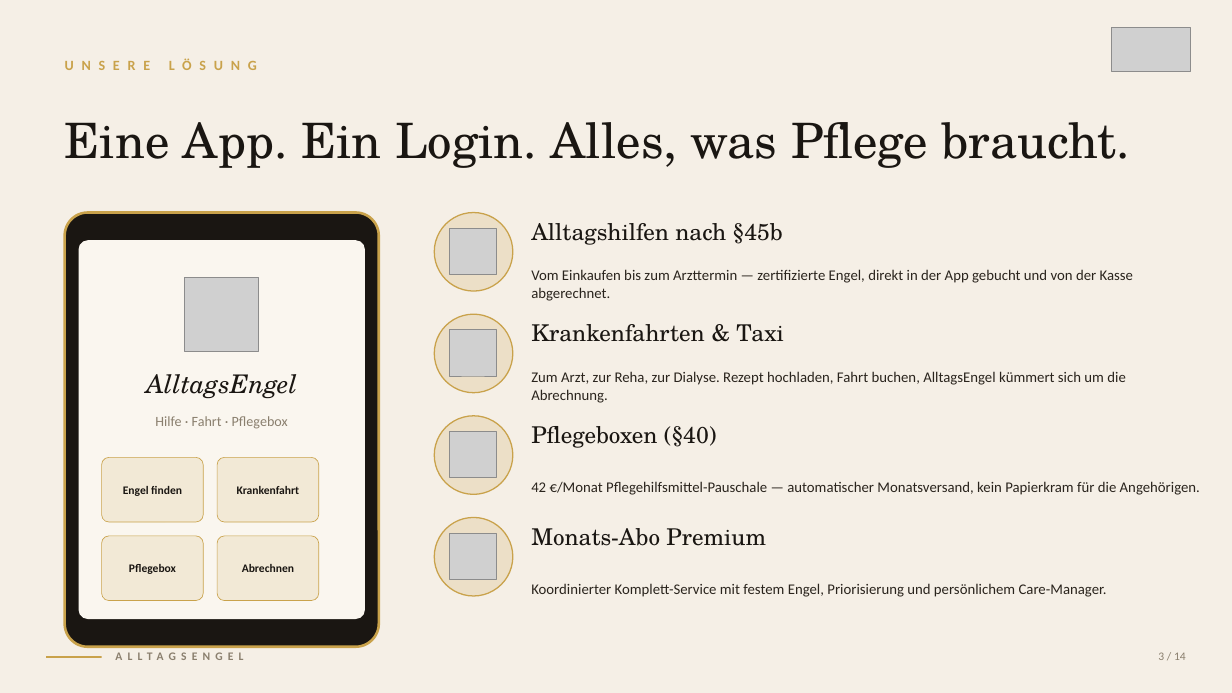
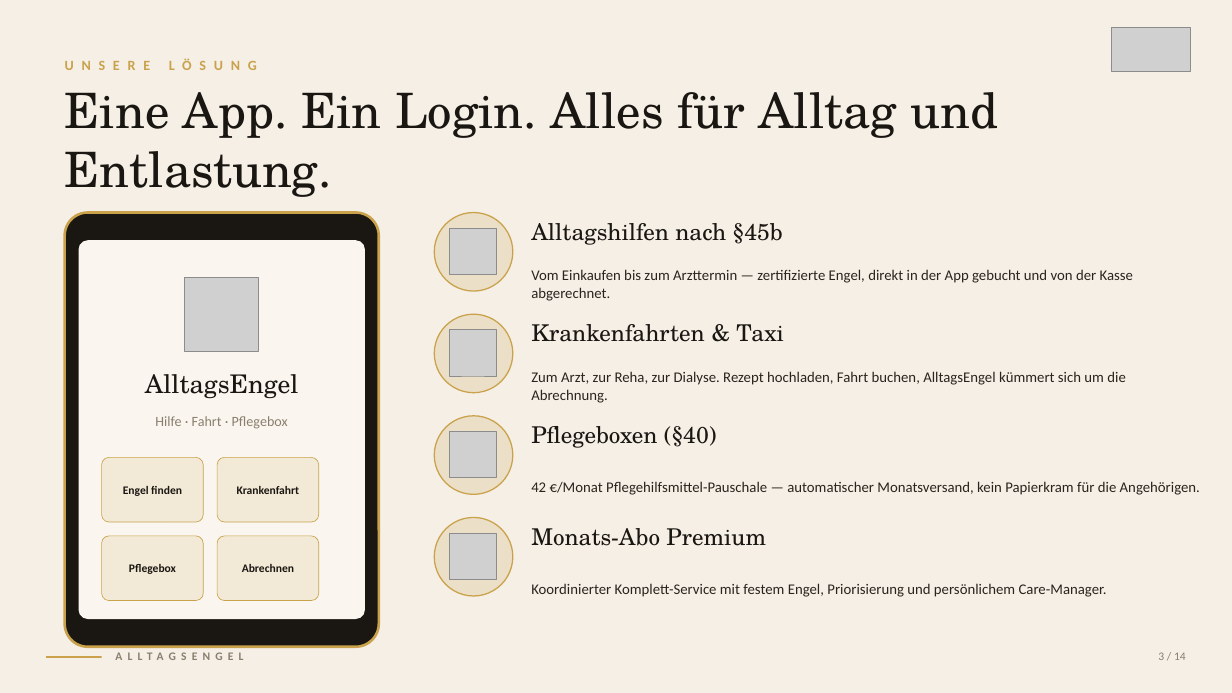
Before and after one commit to YusufFerhatDemir/alltagsengel, a slide deck: slide 3 of investor/AlltagsEngel_PitchDeck_2026.pptx. Drawn at 1232x693 pixels with LibreOffice and Linux fonts; fonts in the diff are those of the drawing; grey boxes stand for pictures. Boxes give left, top, right and bottom in pixels: in the first picture for what was removed or moved away, otherwise in the second. Text is boxed around its words. In the diff, an @@ line names an element or a change of style, - is before the commit and + after.

Commit message:
fix(investor): echtes App-Logo + Italics raus + Alltagshilfe statt Pflege-Plattform
- Logo: Transparente Version des echten App-Engels (icon-512x512.png)
  statt alter eckiger Engel-Grafik. Auf allen 14 Pitchdeck-Slides sichtbar.
- Italics komplett raus (16 im Pitchdeck, 7 im Businessplan, 1 im OnePager).
  User: 'sind keine piraten'. Alle Headlines, YFD-Initialen, Quotes aufrecht.
- Self-Positioning 'Pflege-Plattform' entfernt — AlltagsEngel ist Alltagshilfe
  und Entlastung, kein Pflegedienst. Gesetzliche Begriffe (Pflegebedürftige,
  §45b SGB XI, Pflegebox §40) bleiben.
- Icons im Pitchdeck sind verifiziert byte-gleich zu components/Icons.tsx
  (Pfade + Gradient-Stops identisch).

Rebuild: pitchdeck.pptx, businessplan.docx, onepager.pdf, qa.docx
+ PDF-Exporte via soffice. Kopie nach /investor/ aktualisiert.

```diff
--- a/investor/AlltagsEngel_PitchDeck_2026.pptx
+++ b/investor/AlltagsEngel_PitchDeck_2026.pptx
@@ text at (x1=65, y1=92, x2=998, y2=197): text changed @@
-Eine App. Ein Login. Alles, was Pflege braucht.
+Eine App. Ein Login. Alles für Alltag und Entlastung.
@@ text "AlltagsEngel" at (x1=145, y1=374, x2=299, y2=399): italic off @@
```
Also in this commit, not shown: 9 other slides changed, 9 other files.
